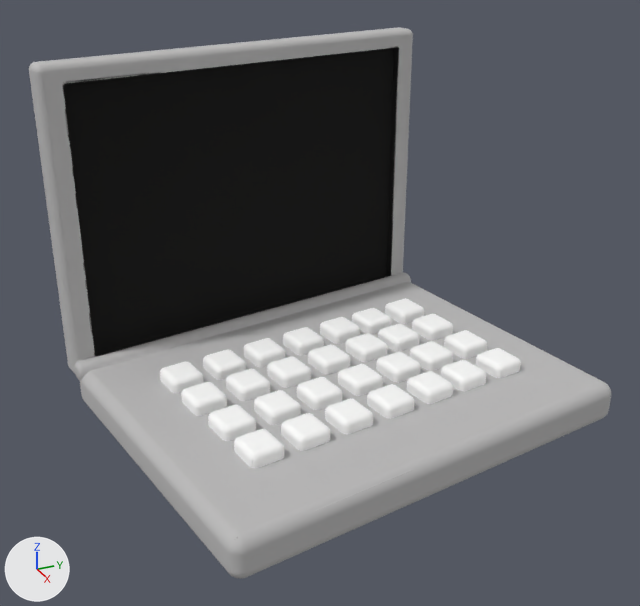
The OBJ model public/Notebook/notebook.obj, before and after one commit.
Both versions are drawn from a camera (50 mm lens) standing at (-19.26, 4.82, 9.5) and looking at (-22.96, 6.48, 7.65). The lights are fixed; the arrows at lower left show +X, +Y and +Z. Where no turn or scale is listed for an object, it has been applied to the vertices.

Names of what the first picture shows: '282297_23_05_24_17_32_28_1', '282297_23_05_24_17_32_28_2'.
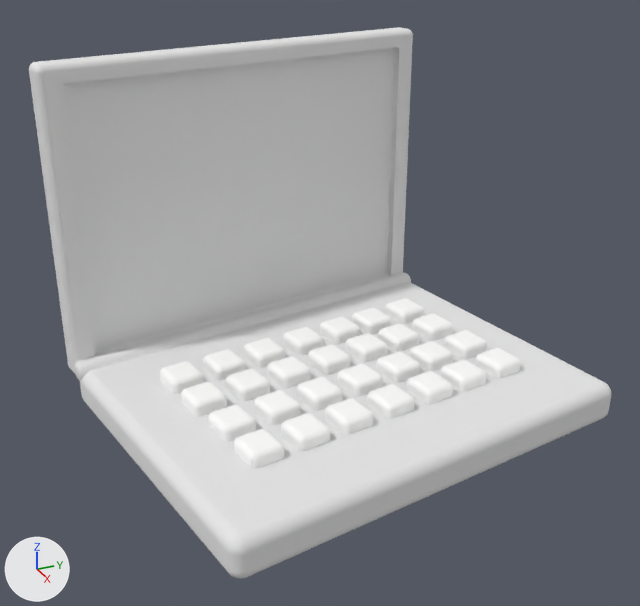
Location of each change, [x1, y1, x2, y2] in pixels of the pictures (640 x 606 px):
```json
{"object": "282297_23_05_24_17_32_28_1", "change": "recoloured", "before": [29, 27, 611, 579], "after": [29, 27, 611, 579]}
```

Edits to the scene script, one JSON object a line:
```json
{"op": "add", "block": "mat_notebook", "code": ["mat_notebook = principled_material('notebook')", "mat_notebook.base_color = (0.8, 0.8, 0.8)  # white #e7e7e7", "mat_notebook.roughness = 1.0"]}
{"block": "me_282297_23_05_24_17_32_28_1", "where": "me_282297_23_05_24_17_32_28_1.from_pydata(...)  # 4001 vertices, 7998 faces; spans x -24.15..-21.91, y 5.32..7.86, z 6.99..8.79"}
{"op": "remove", "block": "me_282297_23_05_24_17_32_28_1", "code": "me_282297_23_05_24_17_32_28_1.materials.append(mat_282297_23_05_24_17_32_28_1)  # picture img_282297_23_05_24_17_32_28_1_color_png"}
{"op": "add", "block": "me_282297_23_05_24_17_32_28_1", "code": "me_282297_23_05_24_17_32_28_1.materials.append(mat_notebook)  # white #e7e7e7"}
```
